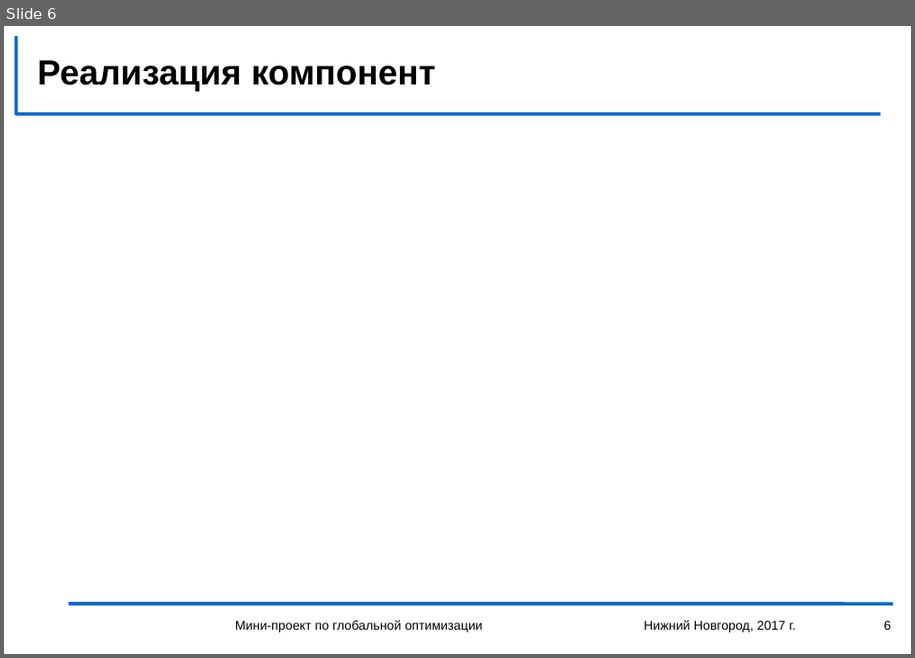
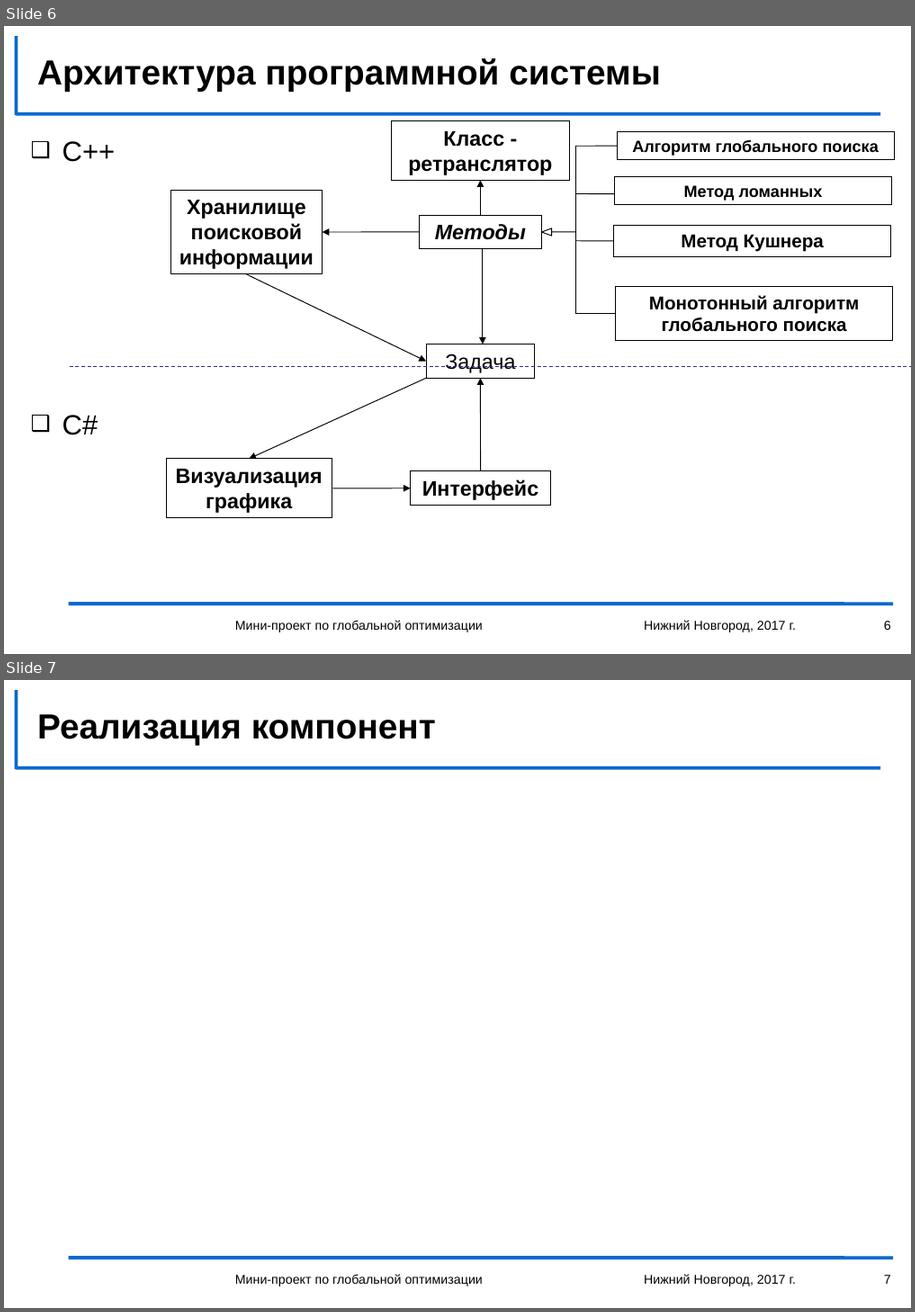
Before and after one commit to Death-Boy-Dmi/ITLabSearchForAGlobalMinimum, a slide deck: storage structure.pptx. Shown one above the other, each under a label of ours: slide 6 before the commit, slides 6 and 7 after it. The pictures are 915x658 and 915x1312 pixels, drawn with LibreOffice and Linux fonts; fonts in the diff are those of the drawing; background and template pictures are left out. Boxes give left, top, right and bottom in pixels: in the first picture for what was removed or moved away, otherwise in the second. Text is boxed around its words. In the diff, an @@ line names an element or a change of style, - is before the commit and + after.

Commit message:
Added Метод ломанных, Класс-Ретранслятор, Архитектура, Хранилище

```diff
--- a/storage structure.pptx
+++ b/storage structure.pptx
@@ slide 6 added at <box>4,26,911,654</box>, background #FFFFFF; not listed: 3 template elements that a slide beside it also shows @@
@@ title added at <box>37,58,661,91</box>, 30 pt, text #000000, bold @@
+Архитектура программной системы
@@ rectangle added at <box>391,120,569,180</box>, outline #000000 0.75 pt, 18 pt, text #000000, bold @@
+Класс - ретранслятор
@@ rectangle added at <box>617,131,894,160</box>, outline #000000 0.75 pt, 14 pt, text #000000, bold @@
+Алгоритм глобального поиска
@@ text added at <box>62,141,116,436</box>, 24 pt, text #000000 @@
+❑ C++
+❑ C#
@@ line added from (576, 146) to (576, 313), #000000 0.75 pt @@
@@ line added from (576, 146) to (617, 146), #000000 0.75 pt @@
@@ arrow added from (481, 215) to (481, 180), #000000 0.75 pt @@
@@ rectangle added at <box>615,177,892,205</box>, outline #000000 0.75 pt, 14 pt, text #000000, bold @@
+Метод ломанных
@@ rectangle added at <box>170,190,323,274</box>, outline #000000 0.75 pt, 18 pt, text #000000, bold @@
+Хранилище поисковой информации
@@ line added from (576, 193) to (615, 194), #000000 0.75 pt @@
@@ arrow added from (420, 232) to (323, 232), #000000 0.75 pt @@
@@ rectangle added at <box>420,215,542,249</box>, outline #000000 0.75 pt, 18 pt, text #000000, bold, italic @@
+Методы
@@ triangle added at <box>542,228,552,236</box>, fill #FFFFFF, outline #000000 0.75 pt @@
@@ line added from (552, 232) to (576, 232), #000000 0.75 pt @@
@@ line added from (576, 241) to (615, 241), #000000 0.75 pt @@
@@ rectangle added at <box>615,226,892,256</box>, outline #000000 0.75 pt, 16 pt, text #000000, bold @@
+Метод Кушнера
@@ arrow added from (483, 249) to (483, 345), #000000 0.75 pt @@
@@ arrow added from (247, 274) to (426, 361), #000000 0.75 pt @@
@@ rectangle added at <box>616,287,893,341</box>, outline #000000 0.75 pt, 16 pt, text #000000, bold @@
+Монотонный алгоритм глобального поиска
@@ line added from (576, 313) to (616, 313), #000000 0.75 pt @@
@@ rectangle added at <box>426,345,535,378</box>, outline #000000 0.75 pt, 18 pt, text #000000 @@
+Задача
@@ line added from (70, 366) to (911, 366), #2D2D8A 0.75 pt dashed @@
@@ arrow added from (426, 378) to (250, 459), #000000 0.75 pt @@
@@ arrow added from (481, 472) to (481, 378), #000000 0.75 pt @@
@@ rectangle added at <box>167,459,332,518</box>, outline #000000 0.75 pt, 18 pt, text #000000, bold @@
+Визуализация
+графика
@@ rectangle added at <box>410,472,551,505</box>, outline #000000 0.75 pt, 18 pt, text #000000, bold @@
+Интерфейс
@@ arrow added from (333, 489) to (410, 489), #000000 0.75 pt @@
@@ text added at <box>235,620,483,633</box>, 11 pt, text #000000 @@
+Мини-проект по глобальной оптимизации
@@ text added at <box>644,620,796,633</box>, 11 pt, text #000000 @@
+Нижний Новгород, 2017 г.
@@ page number added at <box>884,621,891,630</box>, 11 pt, text #000000 @@
+6
@@ what was slide 6 is now slide 7 @@
@@ page number at <box>884,1275,891,1284</box>: text changed @@
-6
+7
```
Also in this commit, not shown: 1 slide changed, 3 other slides added.
